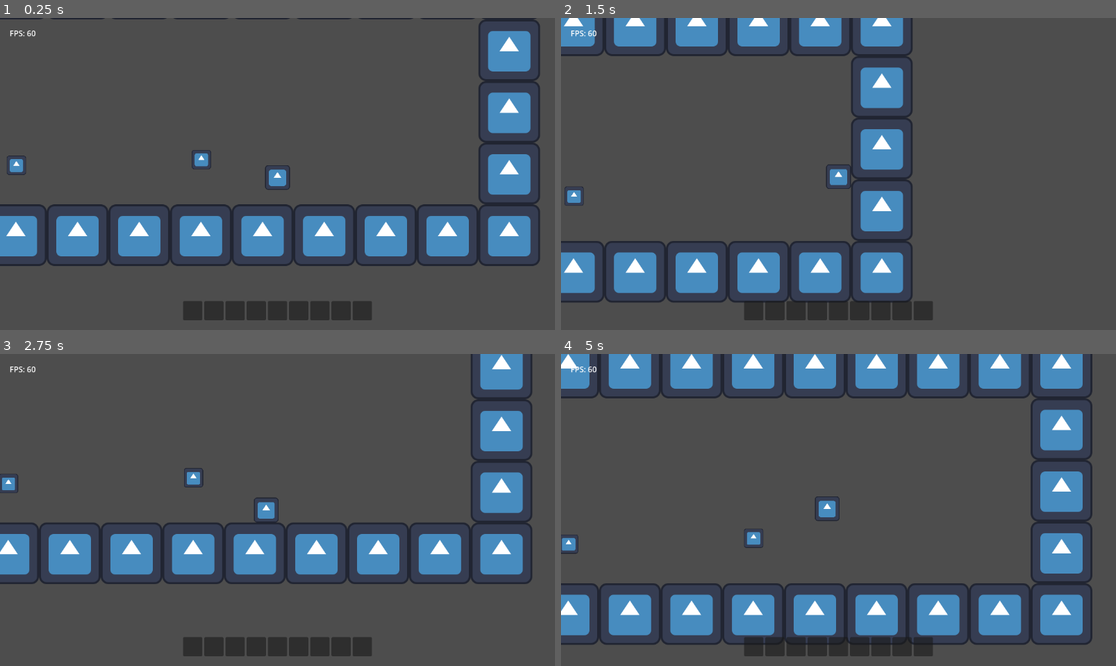
Above: before the commit, frames 1-4 (two rows, left to right).
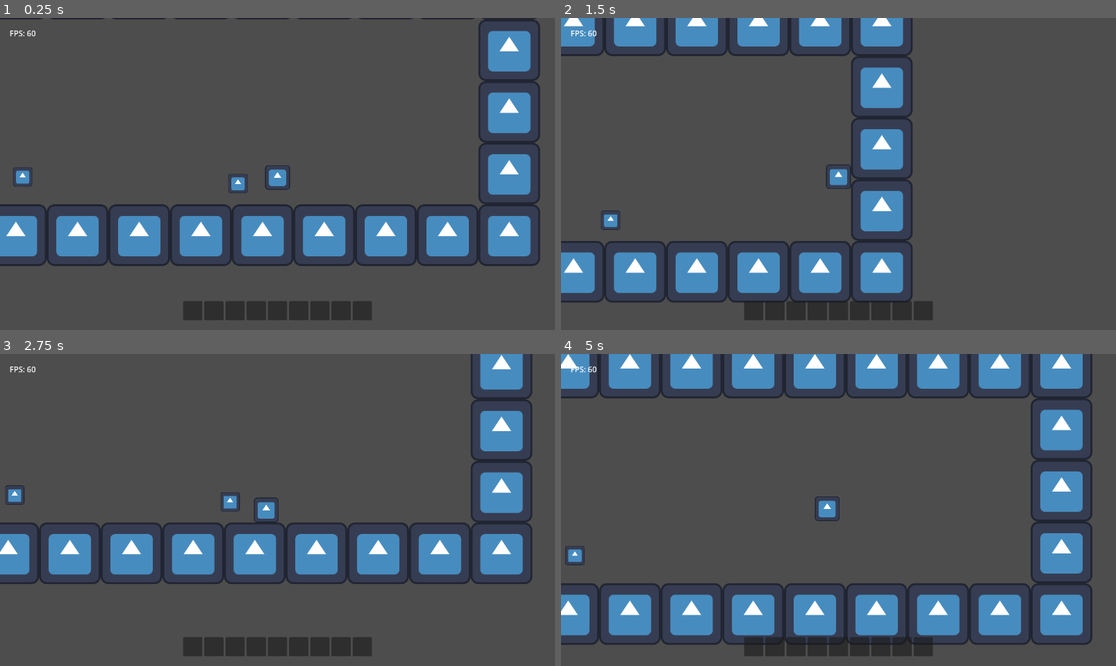
Above: after the commit, the same moments.

Repository: TheHumanMRP/RPG-Life-Tracker
Game: Godot game, scene res://Folders/Systems/Main/Scenes/main_scene.tscn
Same seed, same stepped clock (60 frames per second), same inputs: the game is played once before the commit and once after it. The engine's default icon, where the game draws it, is replaced by a stand-in: a white triangle on a blue panel in a dark square.
Inputs:
- Up to frame 1 (0.25 s): no input
- Up to frame 2 (1.5 s): hold D (move_right) from 0.53 s (still down); tap Space (jump) at 0.77 s
- Up to frame 3 (2.75 s): tap Space (jump) at 1.52 s; release D (move_right) at 2.03 s; hold A (move_left) from 2.03 s (still down)
- Up to frame 4 (5 s): release A (move_left) at 2.78 s; hold D (move_right) 2.78-4.28 s; tap Space (jump) at 3.02, 3.77, 4.52 s; hold A (move_left) from 4.28 s (still down)

The runs differ from the first frame. In frame 1, 0.5% of the frame differs, in the area x 1-45%, y 42-57%; in frame 2, 0.3%; in frame 3, 0.5%; in frame 4, 0.4%.

Commit message:
Auto commit at 2026-06-24 16:51:19

Diff:
--- a/Folders/Systems/Platformer_Components/Scenes/level.tscn
+++ b/Folders/Systems/Platformer_Components/Scenes/level.tscn
@@ -14,11 +14,11 @@
 [node name="CheckPoints" type="Node" parent="." unique_id=2063058173]
 
 [node name="Checkpoint" parent="CheckPoints" unique_id=460687773 instance=ExtResource("2_cf4ba")]
-position = Vector2(49, 47)
+position = Vector2(62, 71)
 single_time_checkpoint = true
 
 [node name="Checkpoint2" parent="CheckPoints" unique_id=386011850 instance=ExtResource("2_cf4ba")]
-position = Vector2(433, 35)
+position = Vector2(509, 85)
 single_time_checkpoint = true
 
 [node name="SpawnPoint" type="Marker2D" parent="." unique_id=1735526225]
